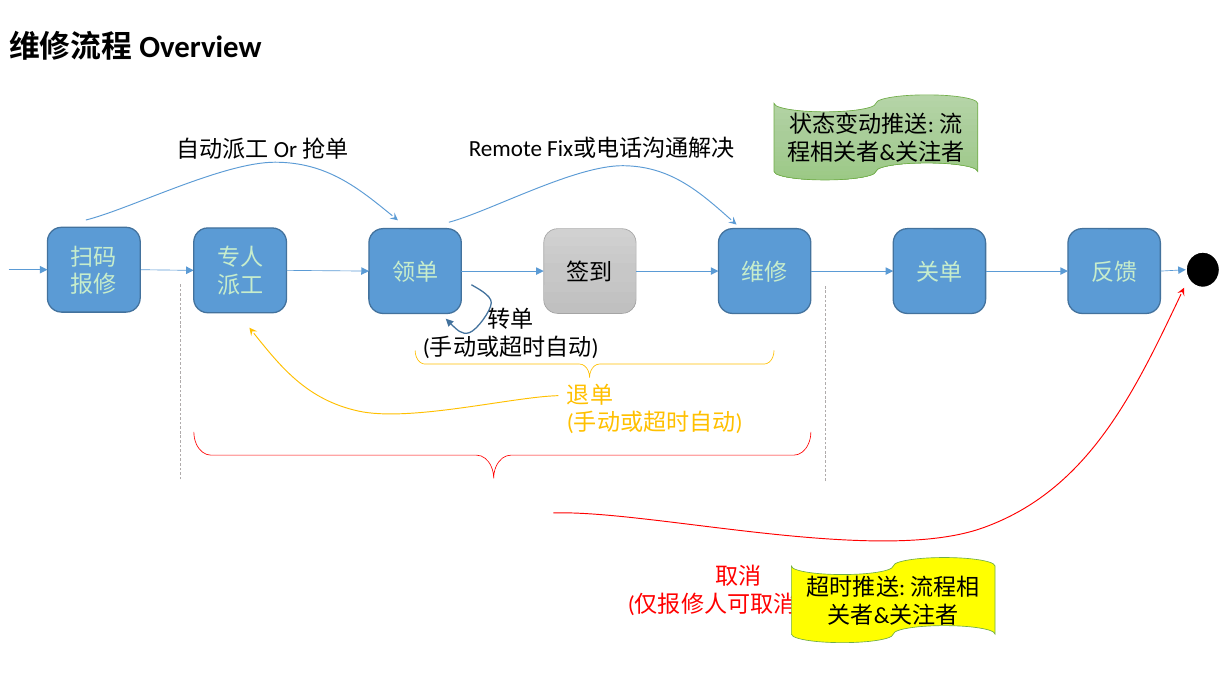
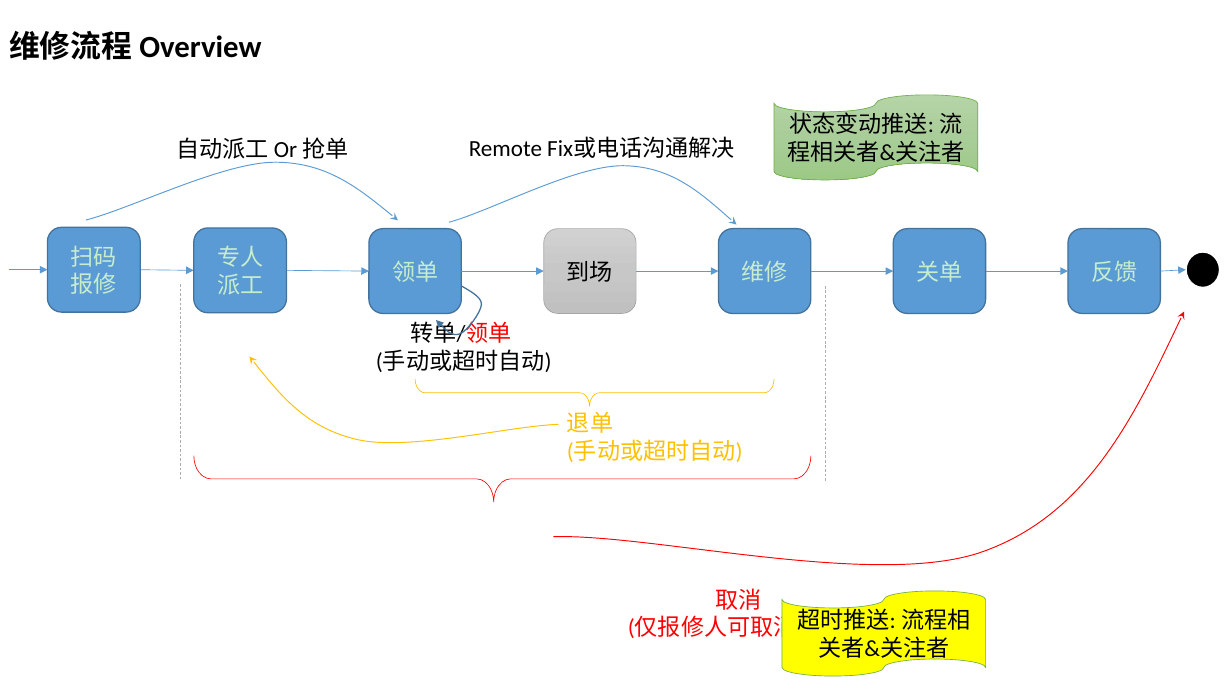
Before and after one commit to devhotmail/APMHome, a slide deck: slide 3 of Document/APM_bizflow.pptx. Drawn at 1232x693 pixels with LibreOffice and Linux fonts; fonts in the diff are those of the drawing. Boxes give left, top, right and bottom in pixels: in the first picture for what was removed or moved away, otherwise in the second. Text is boxed around its words. In the diff, an @@ line names an element or a change of style, - is before the commit and + after.

```diff
--- a/Document/APM_bizflow.pptx
+++ b/Document/APM_bizflow.pptx
@@ text in rounded rectangle at [567, 261, 613, 282]: text changed @@
-签到
+到场
@@ freeform shape: place and size @@
-freeform shape at [444, 283, 496, 339]
+freeform shape at [435, 284, 487, 340]
@@ text "转单/领单": place and size @@
-text "转单/领单" at [423, 304, 599, 358]
+text "转单/领单" at [376, 318, 552, 372]
@@ text at [411, 318, 512, 343]: text changed @@
-转单
+转单/领单
@@ 1 text, 1 right brace, 1 freeform shape: place and size @@
-1 text, 1 right brace, 1 freeform shape at [241, 328, 774, 437]
+1 text, 1 right brace, 1 freeform shape at [241, 357, 774, 466]
@@ 1 text, 1 freeform shape, 1 right brace: place and size @@
-1 text, 1 freeform shape, 1 right brace at [193, 288, 1229, 626]
+1 text, 1 freeform shape, 1 right brace at [193, 311, 1229, 649]
@@ flow chart punched tape "超时推送: 流程相关者&关注者": place and size @@
-flow chart punched tape "超时推送: 流程相关者&关注者" at [792, 557, 995, 642]
+flow chart punched tape "超时推送: 流程相关者&关注者" at [782, 592, 985, 677]
```
Also in this commit, not shown: 5 other slides changed, 1 slide added, 1 other file.
